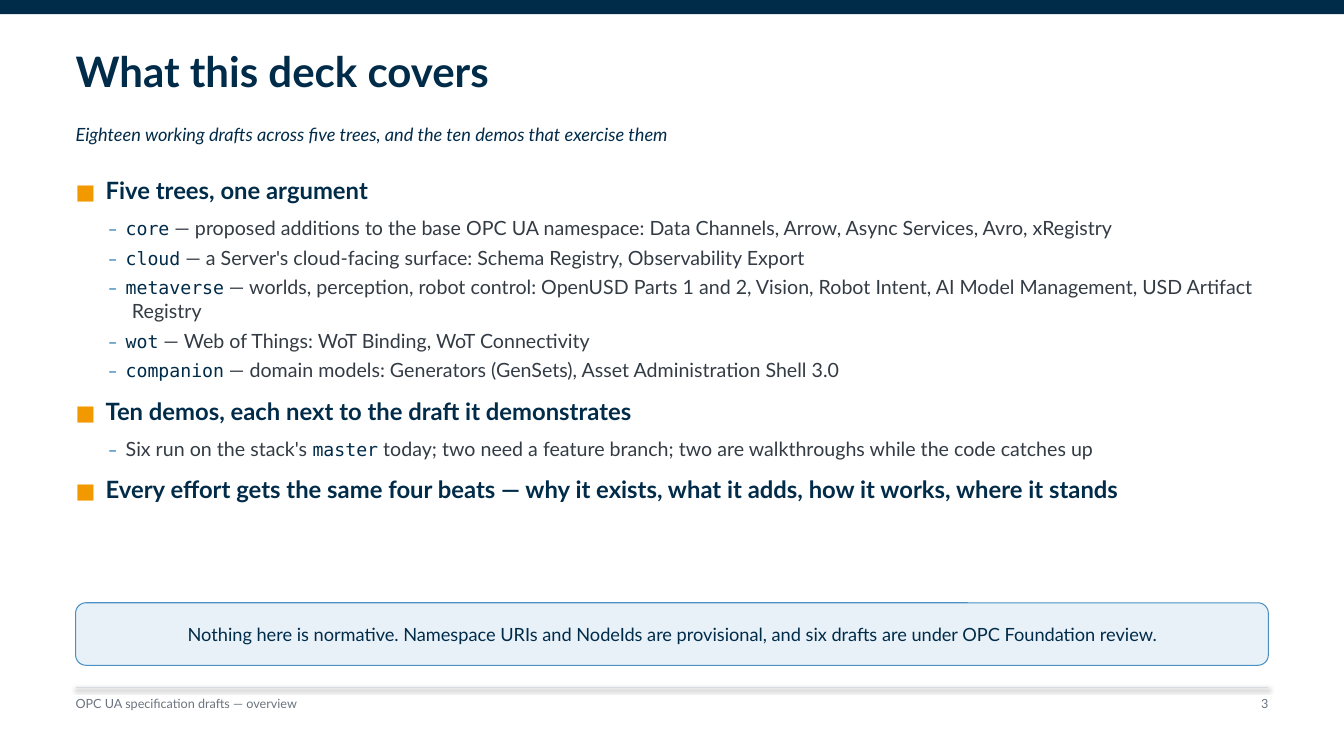
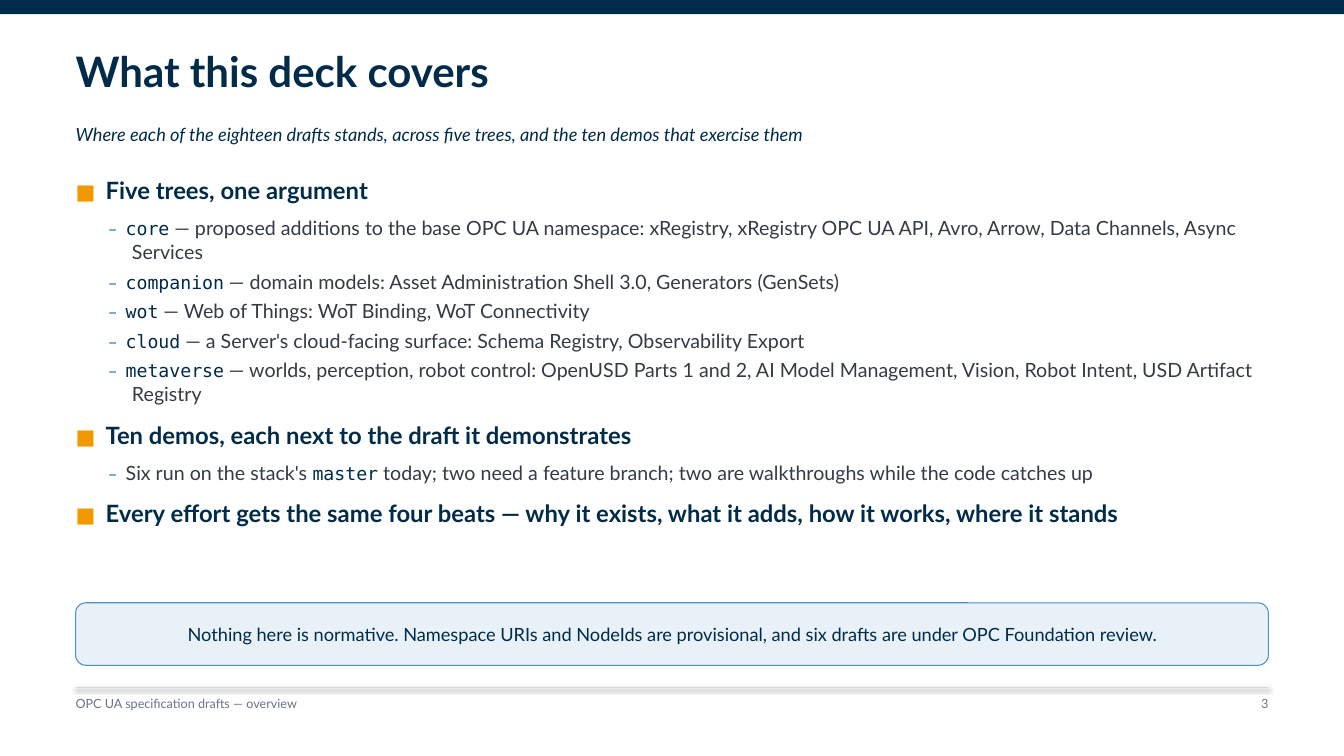
Before and after one commit to marcschier/opcua-drafts, a slide deck: slide 3 of decks/OPC-UA-Drafts-Overview.pptx. Drawn at 1344x756 pixels with LibreOffice and Linux fonts; fonts in the diff are those of the drawing. Boxes give left, top, right and bottom in pixels: in the first picture for what was removed or moved away, otherwise in the second. Text is boxed around its words. In the diff, an @@ line names an element or a change of style, - is before the commit and + after.

```diff
--- a/decks/OPC-UA-Drafts-Overview.pptx
+++ b/decks/OPC-UA-Drafts-Overview.pptx
@@ text at (x1=76, y1=127, x2=803, y2=145): text changed @@
-Eighteen working drafts across five trees, and the ten demos that exercise them
+Where each of the eighteen drafts stands, across five trees, and the ten demos that exercise them
@@ text at (x1=126, y1=220, x2=1236, y2=322): text changed @@
-– core — proposed additions to the base OPC UA namespace: Data Channels, Arrow, Async Services, Avro, xRegistry
+– core — proposed additions to the base OPC UA namespace: xRegistry, xRegistry OPC UA API, Avro, Arrow, Data Channels, Async Services
+– companion — domain models: Asset Administration Shell 3.0, Generators (GenSets)
+– wot — Web of Things: WoT Binding, WoT Connectivity
@@ text at (x1=126, y1=362, x2=1252, y2=405): text changed @@
-– metaverse — worlds, perception, robot control: OpenUSD Parts 1 and 2, Vision, Robot Intent, AI Model Management, USD Artifact Registry
-– wot — Web of Things: WoT Binding, WoT Connectivity
-– companion — domain models: Generators (GenSets), Asset Administration Shell 3.0
+– metaverse — worlds, perception, robot control: OpenUSD Parts 1 and 2, AI Model Management, Vision, Robot Intent, USD Artifact Registry
```
Also in this commit, not shown: 103 other slides changed, 32 other files.
